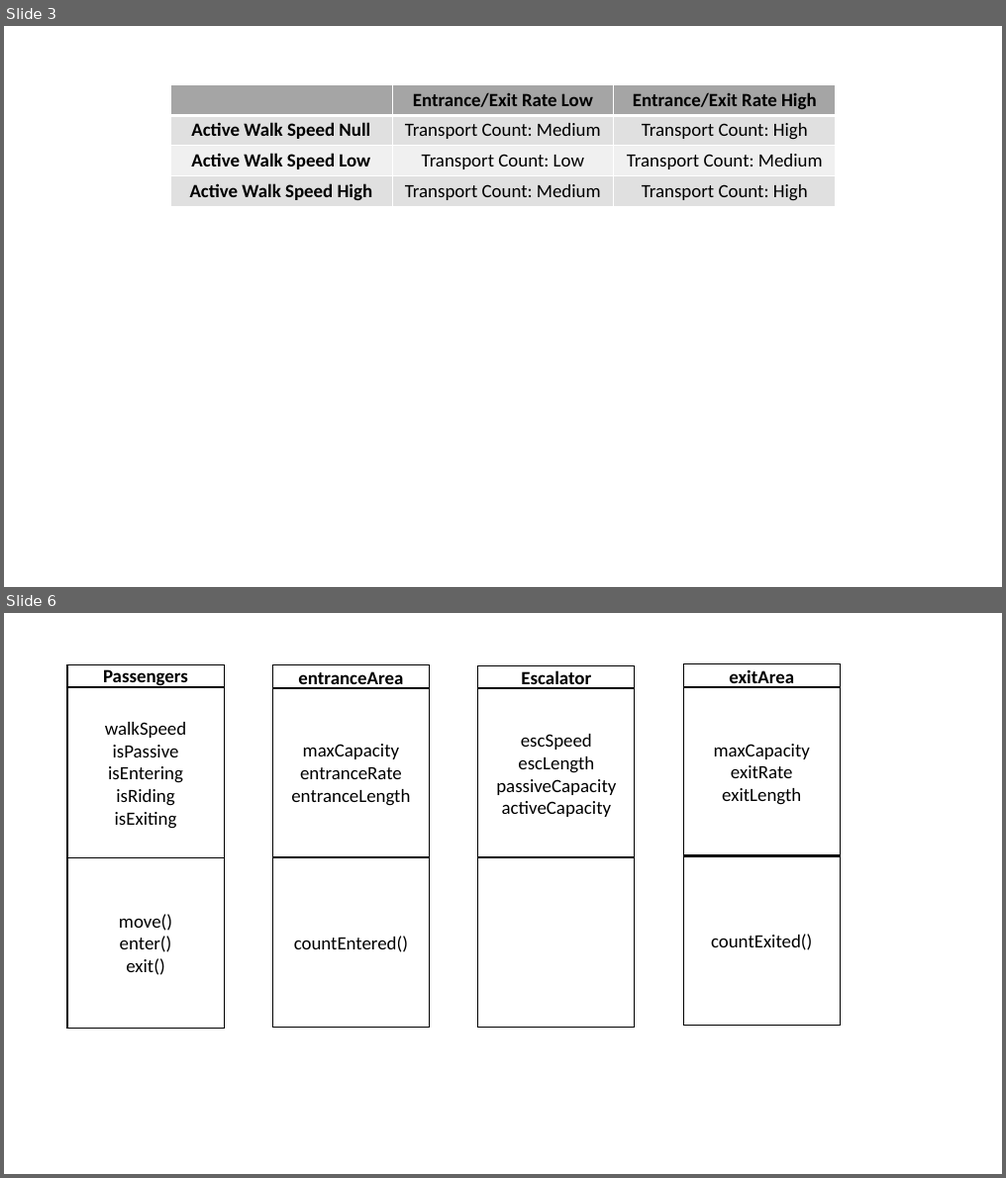
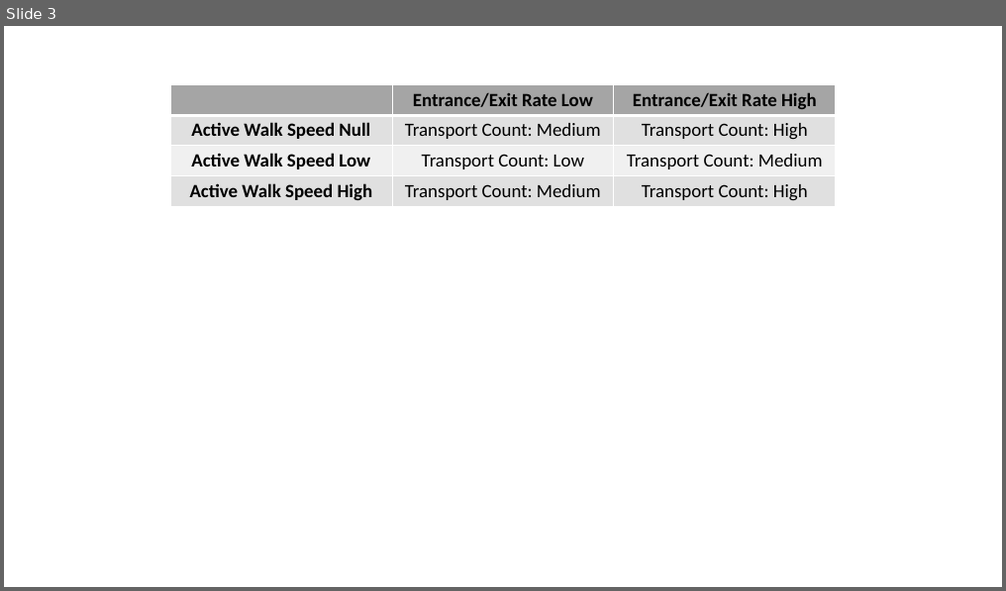
Before and after one commit to IDS6145-Fall2019/assignment1-rhyben94, a slide deck: images/Image-Bank.pptx. Shown one above the other, each under a label of ours: slides 3 and 6 before the commit, slide 3 after it; the slides between them are not shown. The pictures are 1006x1178 and 1006x591 pixels, drawn with LibreOffice and Linux fonts; fonts in the diff are those of the drawing. Boxes give left, top, right and bottom in pixels: in the first picture for what was removed or moved away, otherwise in the second. Text is boxed around its words. In the diff, an @@ line names an element or a change of style, - is before the commit and + after.

```diff
--- a/images/Image-Bank.pptx
+++ b/images/Image-Bank.pptx
@@ slide 6 removed at (4, 613, 1002, 1174), background #FFFFFF @@
@@ rectangle removed at (67, 664, 224, 687) @@
-Passengers
@@ rectangle removed at (272, 665, 430, 688) @@
-entranceArea
@@ rectangle removed at (478, 666, 635, 688) @@
-Escalator
@@ rectangle removed at (684, 664, 841, 688) @@
-exitArea
@@ rectangle removed at (67, 688, 224, 858) @@
-walkSpeed
-isPassive
-isEntering
-isRiding
-isExiting
@@ rectangle removed at (272, 687, 430, 858) @@
-maxCapacity
-entranceRate
-entranceLength
@@ rectangle removed at (478, 688, 635, 859) @@
-escSpeed
-escLength
-passiveCapacity
-activeCapacity
@@ rectangle removed at (684, 687, 841, 858) @@
-maxCapacity
-exitRate
-exitLength
@@ rectangle removed at (67, 859, 224, 1029) @@
-move()
-enter()
-exit()
@@ rectangle removed at (272, 858, 430, 1028) @@
-countEntered()
@@ rectangle removed at (478, 858, 635, 1027) @@
@@ rectangle removed at (684, 856, 841, 1026) @@
-countExited()
```
Also in this commit, not shown: 2 slides changed, 5 slides added, 1 other slide removed, 7 other files.
